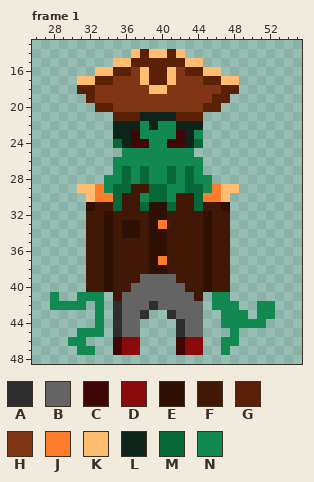
Two versions of one pixel-art file, assets/BossEnemy.aseprite. Above is the file before it was changed.
80x80 pixels, 2 frames. Shown: frame 1: x 26..55, y 13..48. The commit also changed other frames, which this record leaves out.
Palette (. is transparent): A #2e2e2e  B #646464  C #400505  D #890b0b  E #2e1104  F #401805  G #5b2106  H #803614  J #fe7c2c  K #ffbd71  L #0c2419  M #066839  N #128950
Pixels before, frame 1, first column x 28:
14 .........KGKKGK..........
15 .......KKGGGGGGKK........
16 .....KKGGHKGGKHGGKK......
17 ...KKGGHHHKGGKHHHGGKK....
18 ...GGHHHHHHKKHHHHHHGG....
19 ....GHHHHHHHHHHHHHGG.....
20 .....GGHHHHHHHHHHGG......
21 .......GGGLLLLGGG........
22 .......LLLNLNNLLL........
23 .......LLCNNNNCLN........
24 .......MLCCNNCCLM........
25 ........NNNNNNNN.........
26 .......NNNNNNNNNN........
27 .......NMNMNNMNMN........
28 ......NNMNMNNMNMNN.......
29 ...KKJNMMFFMMNNMMNJKK....
30 ....KJJMFFNMMNFFMJJK.....
31 ....EFFMFFMEEMFFMFFE.....
32 ....FFEFFFFEEFFFFEFF.....
33 ....FFEFEEFEJFFFFEFF.....
34 ....FFEFEEFEEFFFFEFF.....
35 ....FFEFFFFEEFFFFEFF.....
36 ....FFEFFFFEEFFFFEFF.....
37 ....FFEFFFFEJFFFFEFF.....
38 ....FFEFFFFEEFFFFEFF.....
39 ....FFEFFFBBBBFFFEFF.....
40 ....FFEFFBBBBBBFFEFF.....
41 N..NNN.FBBBBBBBBF.NN.....
42 NNNN.N.ABBBABBBBB.NNN..NN
43 .....N.ABBA..ABBB..NNN.NN
44 .....N.ABB....ABB..NNNNN.
45 ...NNN.ABB....ABB...N....
46 ..NN...CDD....CDD..NN....
47 ...NN..CDD....CDD..N.....
Once edited:
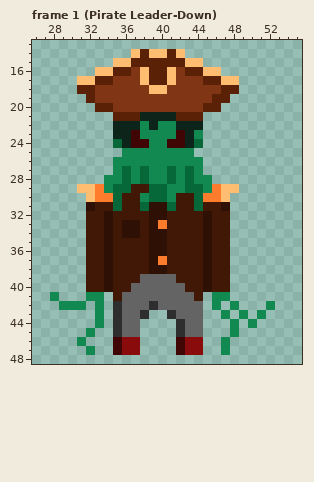
Changes in this commit:
Frame 1 (Pirate Leader-Down):
y 41: x 31 N -> .
y 42: x 28 N -> .; x 47 N -> .; x 51 N -> .
y 43: x 48 N -> .; x 52 N -> .
y 44: x 47 N -> .; x 49 N -> .; x 51 N -> .
y 45: x 31 N -> .; x 33 N -> .
y 46: x 30 N -> .; x 48 N -> .
y 47: x 31 N -> .
Boxes around the changes in both pictures, in picture pixels (x1, y1, x2, y2):
erased: (50, 292, 104, 355)
erased: (221, 301, 275, 346)
